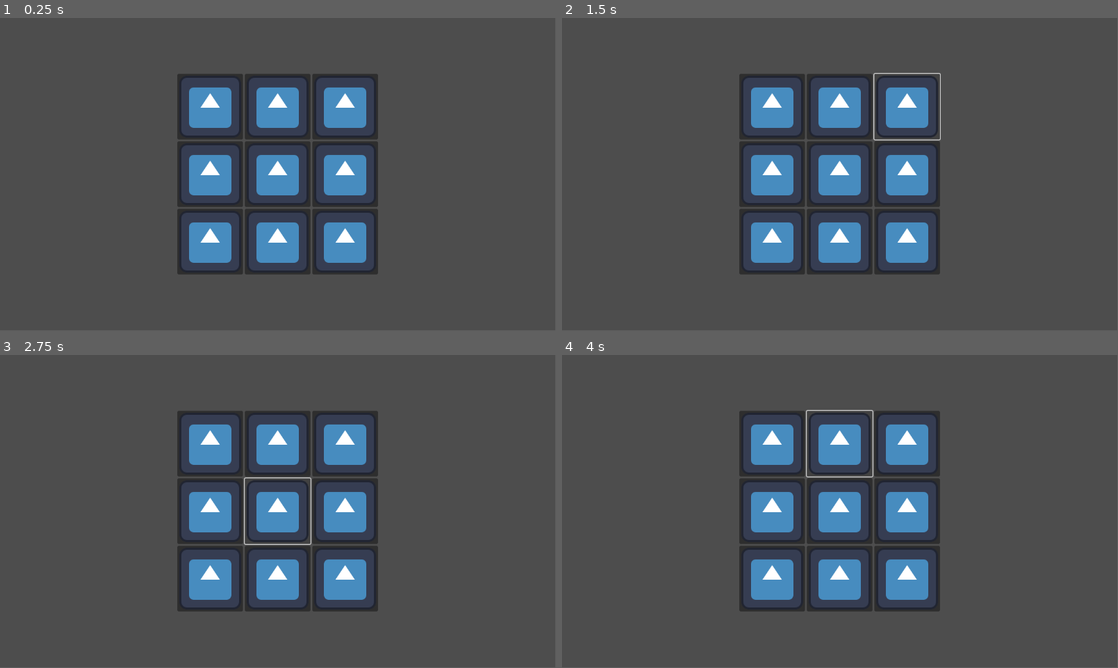
Above: before the commit, frames 1-4 (two rows, left to right).
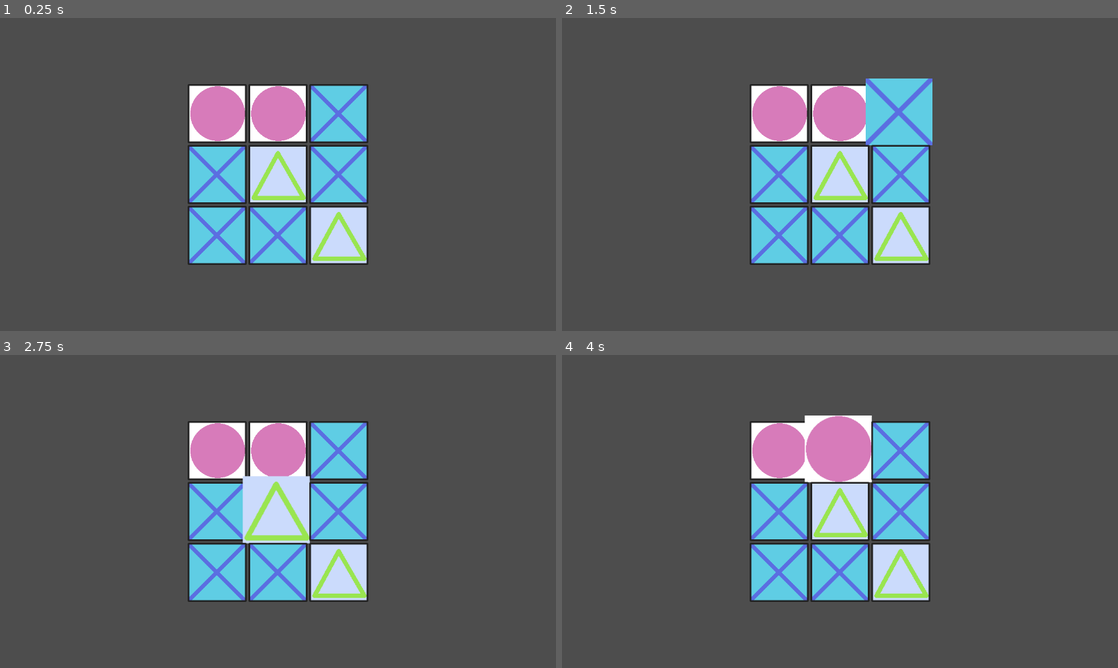
Above: after the commit, the same moments.

Repository: c-dez/match_3
Game: Godot game, scene res://node_2d.tscn
The game is run twice, just before and just after one commit, with the same random seed, the same clock (stepped at 60 frames per second) and the same inputs. The engine's default icon, where the game draws it, is replaced by a stand-in: a white triangle on a blue panel in a dark square.
Inputs (mouse positions are in pixels of both pictures, inside the frame that each line leads up to; where the layout moved, square brackets give the same spot in the first picture):
- Up to frame 1 (0.25 s): no input
- Up to frame 2 (1.5 s): click (778, 111) at 0.52 s; click (901, 111) at 1.27 s
- Up to frame 3 (2.75 s): click (278, 511) at 2.02 s
- Up to frame 4 (4 s): click (778, 448) [773, 442] at 2.75 s; click (840, 448) [840, 442] at 3.5 s
In our replay, the window is 799x449 before the commit and 800x450 after it. These sizes can differ from the game's own. Grey fills any space a smaller window leaves; there, only what the larger window draws over its background counts as a difference.

The runs differ from the first frame. In frame 1, 20% of the frame differs, in the area x 31-68%, y 18-82%; in frame 2, 20%; in frame 3, 20%; in frame 4, 20%, in the area x 31-68%, y 17-82%.

Commit message:
creado prototipo de grid con figuras

Diff:
--- a/componentes/botones/boton_clase/botton_class.tscn
+++ b/componentes/botones/boton_clase/botton_class.tscn
@@ -1,6 +1,19 @@
-[gd_scene format=3 uid="uid://ccd7whc8gy4yy"]
+[gd_scene load_steps=3 format=3 uid="uid://ccd7whc8gy4yy"]
+
+[ext_resource type="Script" uid="uid://c1fpbb7dqws0b" path="res://componentes/botones/boton_clase/button_class.gd" id="1_dbae6"]
+[ext_resource type="Texture2D" uid="uid://uteiwmrltdhy" path="res://assets/botones_sprites/o_icon.png" id="2_xoiqf"]
 
 [node name="BottonClass" type="Button"]
 custom_minimum_size = Vector2(128, 128)
-offset_right = 8.0
-offset_bottom = 8.0
+offset_right = 136.0
+offset_bottom = 136.0
+icon = ExtResource("2_xoiqf")
+script = ExtResource("1_dbae6")
+
+[node name="Sprite2D" type="Sprite2D" parent="."]
+visible = false
+position = Vector2(64, 64)
+texture = ExtResource("2_xoiqf")
+
+[connection signal="mouse_entered" from="." to="." method="_on_mouse_entered"]
+[connection signal="mouse_exited" from="." to="." method="_on_mouse_exited"]
--- /dev/null
+++ b/componentes/botones/boton_clase/button_class.gd
@@ -0,0 +1,25 @@
+class_name ButtonClass
+extends Button
+
+# para centrar pivote sprite lleva position de 64, 64
+@onready var sprite: Sprite2D = get_node("Sprite2D")
+var grow_scale:= Vector2(1.2,1.2)
+
+func _ready() -> void:
+	var minimum_size := Vector2(128,128)
+	custom_minimum_size = minimum_size
+	sprite.visible = false
+
+
+func _on_mouse_entered() -> void:
+	sprite.scale = grow_scale
+	sprite.visible = true
+
+	pass # Replace with function body.
+
+
+func _on_mouse_exited() -> void:
+	sprite.scale = Vector2(1.0,1.0)
+	sprite.visible = false
+
+	pass # Replace with function body.
--- /dev/null
+++ b/componentes/botones/circle_btn/circle_btn.gd
@@ -0,0 +1,2 @@
+class_name CircleBtn
+extends ButtonClass
--- /dev/null
+++ b/componentes/botones/circle_btn/circle_btn.tscn
@@ -0,0 +1,12 @@
+[gd_scene load_steps=4 format=3 uid="uid://b3waqalislh2v"]
+
+[ext_resource type="PackedScene" uid="uid://sa30f05qlxjv" path="res://componentes/botones/triangle_btn/triangle_btn.tscn" id="1_he14r"]
+[ext_resource type="Script" uid="uid://74css06vsy2o" path="res://componentes/botones/circle_btn/circle_btn.gd" id="2_24hb5"]
+[ext_resource type="Texture2D" uid="uid://uteiwmrltdhy" path="res://assets/botones_sprites/o_icon.png" id="2_x2qho"]
+
+[node name="CircleBtn" instance=ExtResource("1_he14r")]
+icon = ExtResource("2_x2qho")
+script = ExtResource("2_24hb5")
+
+[node name="Sprite2D" parent="." index="0"]
+texture = ExtResource("2_x2qho")
--- /dev/null
+++ b/componentes/botones/cross_btn/cross_btn.gd
@@ -0,0 +1,12 @@
+class_name Crossbtn
+extends ButtonClass
+
+
+# Called when the node enters the scene tree for the first time.
+func _ready() -> void:
+	pass # Replace with function body.
+
+
+# Called every frame. 'delta' is the elapsed time since the previous frame.
+func _process(delta: float) -> void:
+	pass
--- /dev/null
+++ b/componentes/botones/cross_btn/cross_btn.tscn
@@ -0,0 +1,12 @@
+[gd_scene load_steps=4 format=3 uid="uid://cvs36723p1pvv"]
+
+[ext_resource type="PackedScene" uid="uid://ccd7whc8gy4yy" path="res://componentes/botones/boton_clase/botton_class.tscn" id="1_6me35"]
+[ext_resource type="Script" uid="uid://du4mvrpwmeuun" path="res://componentes/botones/cross_btn/cross_btn.gd" id="2_ap3n4"]
+[ext_resource type="Texture2D" uid="uid://c0f0wjcxocfhs" path="res://assets/botones_sprites/x_icon.png" id="2_ujmh4"]
+
+[node name="CrossBtn" instance=ExtResource("1_6me35")]
+icon = ExtResource("2_ujmh4")
+script = ExtResource("2_ap3n4")
+
+[node name="Sprite2D" parent="." index="0"]
+texture = ExtResource("2_ujmh4")
--- a/componentes/botones/boton_clase/botton_class.gd
+++ b/componentes/botones/triangle_btn/triangle_btn.gd
@@ -1,4 +1,5 @@
-extends Button
+class_name TriangleBtn
+extends ButtonClass
 
 
 # Called when the node enters the scene tree for the first time.
--- /dev/null
+++ b/componentes/botones/triangle_btn/triangle_btn.tscn
@@ -0,0 +1,12 @@
+[gd_scene load_steps=4 format=3 uid="uid://sa30f05qlxjv"]
+
+[ext_resource type="PackedScene" uid="uid://ccd7whc8gy4yy" path="res://componentes/botones/boton_clase/botton_class.tscn" id="1_csmsp"]
+[ext_resource type="Texture2D" uid="uid://b7r12qrropbe3" path="res://assets/botones_sprites/triangle_icon.png" id="2_7l6qn"]
+[ext_resource type="Script" uid="uid://dwj4tce716lnu" path="res://componentes/botones/triangle_btn/triangle_btn.gd" id="3_gwhcw"]
+
+[node name="TriangleBtn" instance=ExtResource("1_csmsp")]
+icon = ExtResource("2_7l6qn")
+script = ExtResource("3_gwhcw")
+
+[node name="Sprite2D" parent="." index="0"]
+texture = ExtResource("2_7l6qn")
--- a/logica.gd
+++ b/logica.gd
@@ -25,7 +25,7 @@
 	check_match(tablero)
 	# print('check',tablero[check_match(tablero)[2].y][check_match(tablero)[2].x])
 	# print_figura(check_match(tablero)[2].x, check_match(tablero)[2].y)
-
+	populate_grid_container()
 	pass
 
 
@@ -63,3 +63,30 @@
 	else:
 		print("matches:", matches)
 		return matches
+
+
+func populate_grid_container()->void:
+	# random
+	var triangle:Resource = preload("res://componentes/botones/triangle_btn/triangle_btn.tscn")
+	var circle:Resource = preload("res://componentes/botones/circle_btn/circle_btn.tscn")
+	var cross:Resource = preload("res://componentes/botones/cross_btn/cross_btn.tscn")
+
+
+	var grid_container:= get_node("GridContainer")
+
+	for slot in range(grid_container.get_child_count()):
+		var rng := RandomNumberGenerator.new()
+		var number = rng.randi_range(0,2)
+		var instance: Node
+		match number:
+			0:
+				instance = triangle.instantiate()
+			1:
+				instance = circle.instantiate()
+			2:
+				instance = cross.instantiate()
+
+			_:
+				pass
+		grid_container.get_child(slot).add_child(instance)
+	pass
--- a/project.godot
+++ b/project.godot
@@ -13,7 +13,13 @@
 config/name="match_3"
 run/main_scene="uid://by3hb1aj7boq4"
 config/features=PackedStringArray("4.4", "GL Compatibility")
+run/max_fps=60
 config/icon="res://icon.svg"
+
+[display]
+
+window/size/viewport_width=1280
+window/size/viewport_height=720
 
 [rendering]
 
Binary file added: assets/botones_sprites/o_icon.png
Not shown, added: assets/botones_sprites/o_icon.png.import
Binary file added: assets/botones_sprites/triangle_icon.png
Not shown, added: assets/botones_sprites/triangle_icon.png.import
Binary file added: assets/botones_sprites/x_icon.png
Not shown, added: assets/botones_sprites/x_icon.png.import
Renamed: componentes/botones/boton_clase/botton_class.gd.uid -> componentes/botones/boton_clase/button_class.gd.uid
Not shown, added: componentes/botones/circle_btn/circle_btn.gd.uid
Not shown, added: componentes/botones/cross_btn/cross_btn.gd.uid
Not shown, added: componentes/botones/triangle_btn/triangle_btn.gd.uid
